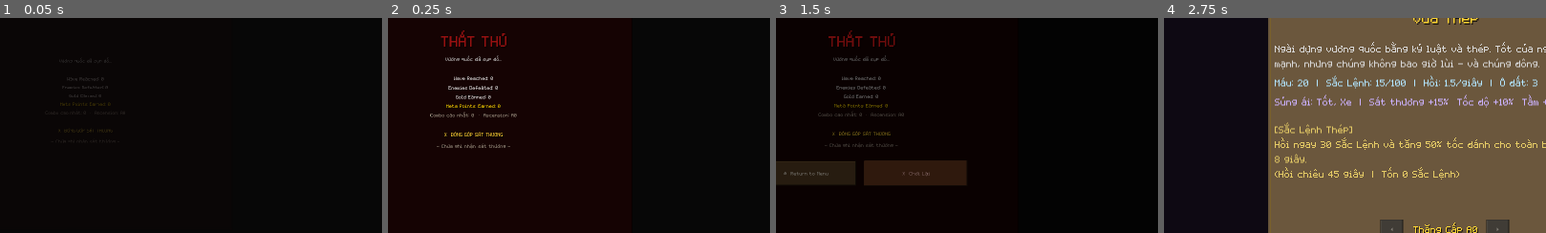
Above: before the commit, frames 1-4 (left to right).
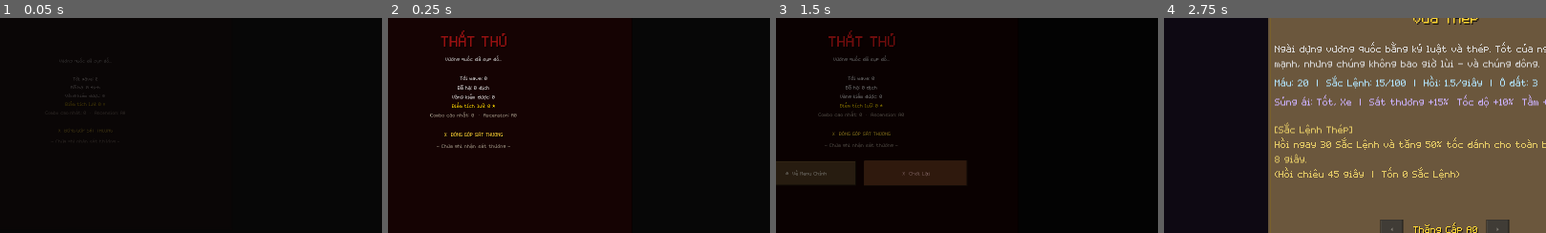
Above: after the commit, the same moments.

Repository: Saudadeeee/8x-8
Game: Godot game, scene res://scenes/ui/game_over_screen.tscn
Two runs of this game, one before a commit and one after it. Both use one fixed random seed, a clock stepped at 60 frames per second and the inputs below. This scene is started directly instead of the project's main scene.
Inputs (mouse positions are % of the whole screen's width and height, from its top left):
- Up to frame 1 (0.05 s): no input
- Up to frame 2 (0.25 s): no input
- Up to frame 3 (1.5 s): tap Enter at 0.5 s; move the mouse to (72, 45) at 0.52 s; hold D 0.53-1.25 s; hold E 0.53-1.25 s; click (72, 45) at 0.67 s; tap Space at 0.77 s; click "⚔ Chơi Lại" at 1.25 s
- Up to frame 4 (2.75 s): click "♛ Vua Thép" at 2 s
The pictures show only the part of the screen within x 39-89%, y 35-85%; the shares and areas given below are measured in that part.

The runs differ from the first frame. In frame 1, less than 0.1% of the frame differs, in the area x 15-29%, y 27-41%; in frame 2, 0.6%; in frame 3, 0.6%, in the area x 2-30%, y 26-74%; in frame 4, nothing differs.

Commit message:
feat: 8 di vật chạm vào công thức + dọn nốt lớp nội dung
LỚP NỘI DUNG KIỂU JOKER
  8 di vật mới, mỗi món sửa CÁCH TÍNH chứ không cộng một con số:
    Vương Miện Gãy  thưởng theo số LOẠI thế cờ khác nhau trên bàn
    Cờ Tàn / Vua Đơn Độc  bàn càng thưa mỗi quân càng mạnh
    Vó Ngựa         Mã nhảy thêm một vòng chữ L xa (8 -> 16 ô)
    Đường Thẳng Vô Tận  Xe/Tượng/Hậu xuyên qua quân của mình
    Con Tốt Thí     mỗi Tốt trên bàn cộng Bội cho toàn bàn
    Trống Trận      mọi thế cờ mạnh thêm
    Đại Cục         cộng gộp hai nguồn trên
  Đo được +24% đến +126% tuỳ bố cục; đã siết 4 món quá mạnh.

BẪY NẶNG ĐÃ DÍNH
  RelicSystem._sanitize lọc TRẮNG khoá hiệu ứng. Sáu khoá mới không có trong
  EFFECT_KEYS bị VỨT im lặng (chỉ push_warning), nên cả 8 di vật mua được, hiện
  mô tả đầy đủ, mà không làm gì cả. audit_wiring.py không bắt được vì khoá có
  người đọc — chỉ là không bao giờ có giá trị.

  Di vật đổi nước đi cũng phải gọi Tower.bump_layout + refresh_coverage trong
  _apply_all, nếu không chỉ quân đặt SAU mới hưởng.

CÂN BẰNG
  • Boss KHÔNG khoá quân đang bị luật Rival King làm câm — hai cơ chế khoá chồng
    nhau thì người chơi mất phần lớn đội hình và không phòng bị được.
  • ENEMIES_PER_WAVE 8 -> 10: bốn wave đầu đo được tỉ lệ 1.3-3.2, không có sức ép.
  • Đo lại trọn ván: HP 20·20·20·20 -> 13 (boss đầu) -> 13 -> 8 -> 8 -> thua
    wave 9. Dốc thật, không còn vách đá.

DỌN
  focus_lens (trang bị crit, đã chết vì crit tắt) -> +1 tầm bắn.
  Việt hoá nốt màn thắng/thua và nhãn khoá ở màn chọn vua.

Test: 324 -> 332 khẳng định, 0 lỗi.

Diff:
--- a/res/equipment/focus_lens.tres
+++ b/res/equipment/focus_lens.tres
@@ -6,9 +6,9 @@
 script = ExtResource("1_87igf")
 id = "focus_lens"
 name = "Thấu Kính Tụ Quang"
-desc = "+12% chí mạng."
+desc = "Tầm bắn +1 ô. Với quân trượt, một ô nữa thường là cả một khúc đường."
 slot = "accessory"
 cost = 70
 effect = {
-"crit_bonus": 0.12
+"range_bonus": 1
 }
--- /dev/null
+++ b/res/relics/chess_broken_crown.tres
@@ -0,0 +1,13 @@
+[gd_resource type="Resource" script_class="RelicData" format=3]
+
+[ext_resource type="Script" path="res://scripts/resources/RelicData.gd" id="1_r7000"]
+
+[resource]
+script = ExtResource("1_r7000")
+id = "chess_broken_crown"
+name = "Vương Miện Gãy"
+desc = "Mỗi LOẠI thế cờ khác nhau trên bàn cộng +0.22 Bội cho toàn bàn. Thưởng cho đội hình đa dạng, không phải đội hình dồn một kiểu."
+cost = 260
+effect = {
+"variety_mult": 0.22
+}
--- /dev/null
+++ b/res/relics/chess_endgame.tres
@@ -0,0 +1,13 @@
+[gd_resource type="Resource" script_class="RelicData" format=3]
+
+[ext_resource type="Script" path="res://scripts/resources/RelicData.gd" id="1_r7001"]
+
+[resource]
+script = ExtResource("1_r7001")
+id = "chess_endgame"
+name = "Cờ Tàn"
+desc = "Mỗi ô trống dưới trần quân cộng +0.035 Bội. Bàn thưa thì mỗi quân đáng giá hơn — đi ngược với lối lấp đầy."
+cost = 240
+effect = {
+"endgame_mult": 0.035
+}
--- /dev/null
+++ b/res/relics/chess_endless_line.tres
@@ -0,0 +1,13 @@
+[gd_resource type="Resource" script_class="RelicData" format=3]
+
+[ext_resource type="Script" path="res://scripts/resources/RelicData.gd" id="1_r7003"]
+
+[resource]
+script = ExtResource("1_r7003")
+id = "chess_endless_line"
+name = "Đường Thẳng Vô Tận"
+desc = "Xe, Tượng và Hậu XUYÊN QUA quân của mình. Hết lo tự bịt đường bắn."
+cost = 320
+effect = {
+"ignore_block": true
+}
--- /dev/null
+++ b/res/relics/chess_grand_strategy.tres
@@ -0,0 +1,14 @@
+[gd_resource type="Resource" script_class="RelicData" format=3]
+
+[ext_resource type="Script" path="res://scripts/resources/RelicData.gd" id="1_r7006"]
+
+[resource]
+script = ExtResource("1_r7006")
+id = "chess_grand_strategy"
+name = "Đại Cục"
+desc = "Cộng gộp: mọi thế +0.25 Bội, và mỗi loại thế khác nhau thêm +0.2 nữa."
+cost = 340
+effect = {
+"formation_mult_bonus": 0.25,
+"variety_mult": 0.2
+}
--- /dev/null
+++ b/res/relics/chess_horseshoe.tres
@@ -0,0 +1,13 @@
+[gd_resource type="Resource" script_class="RelicData" format=3]
+
+[ext_resource type="Script" path="res://scripts/resources/RelicData.gd" id="1_r7002"]
+
+[resource]
+script = ExtResource("1_r7002")
+id = "chess_horseshoe"
+name = "Vó Ngựa"
+desc = "Mã nhảy thêm một vòng chữ L xa hơn — phủ tới 16 ô thay vì 8."
+cost = 280
+effect = {
+"knight_reach": 1
+}
--- /dev/null
+++ b/res/relics/chess_lone_king.tres
@@ -0,0 +1,13 @@
+[gd_resource type="Resource" script_class="RelicData" format=3]
+
+[ext_resource type="Script" path="res://scripts/resources/RelicData.gd" id="1_r7007"]
+
+[resource]
+script = ExtResource("1_r7007")
+id = "chess_lone_king"
+name = "Vua Đơn Độc"
+desc = "Bàn càng thưa càng mạnh (+0.045 mỗi ô trống) nhưng phải trả bằng chỗ: không cộng gì nếu bàn đã kín."
+cost = 270
+effect = {
+"endgame_mult": 0.045
+}
--- /dev/null
+++ b/res/relics/chess_pawn_tithe.tres
@@ -0,0 +1,13 @@
+[gd_resource type="Resource" script_class="RelicData" format=3]
+
+[ext_resource type="Script" path="res://scripts/resources/RelicData.gd" id="1_r7004"]
+
+[resource]
+script = ExtResource("1_r7004")
+id = "chess_pawn_tithe"
+name = "Con Tốt Thí"
+desc = "Mỗi Tốt đứng trên bàn cộng +0.08 Bội cho toàn bàn. Tường Tốt bỗng thành nền móng."
+cost = 230
+effect = {
+"pawn_tithe": 0.08
+}
--- /dev/null
+++ b/res/relics/chess_war_drum.tres
@@ -0,0 +1,13 @@
+[gd_resource type="Resource" script_class="RelicData" format=3]
+
+[ext_resource type="Script" path="res://scripts/resources/RelicData.gd" id="1_r7005"]
+
+[resource]
+script = ExtResource("1_r7005")
+id = "chess_war_drum"
+name = "Trống Trận"
+desc = "Mọi thế cờ mạnh thêm +0.35 Bội. Càng xếp được nhiều thế, càng lãi."
+cost = 300
+effect = {
+"formation_mult_bonus": 0.35
+}
--- a/scripts/enemy/boss.gd
+++ b/scripts/enemy/boss.gd
@@ -275,7 +275,13 @@
 	_announce_ability()
 	_ring_burst(_boss_stats.ability_radius, Color(1.0, 0.45, 0.15), RING_POINTS)
 	var duration: float = maxf(0.2, _boss_stats.disable_duration)
+	# KHÔNG khoá quân đang bị luật Rival King làm câm — hai cơ chế khoá chồng
+	# nhau thì người chơi mất phần lớn đội hình trong vài giây và không có cách
+	# nào phòng bị. Luật Vua đã là hình phạt, boss không nên phạt lần hai.
+	var kr := get_node_or_null("/root/GameMap/KingRules")
 	for tower in towers:
+		if kr != null and tower.has_method("pattern_kind") 				and bool(kr.call("silences", int(tower.pattern_kind()))):
+			continue
 		_disable_tower(tower, duration)
 
 ## Vô hiệu hoá tháp mà KHÔNG sửa tower.gd:
--- a/scripts/items/relic_system.gd
+++ b/scripts/items/relic_system.gd
@@ -30,6 +30,13 @@
 	"potion_slot_bonus", "potion_radius", "potion_duration_bonus",
 	"elite_always_drop", "marked_damage_taken", "tile_discount",
 	"vein_spread", "all_elements_damage_pct", "crystal_gold_mult",
+	# Khoá chạm thẳng vào công thức Nền × Bội. THÊM KHOÁ MỚI PHẢI THÊM VÀO ĐÂY:
+	# `_sanitize` lọc trắng, khoá lạ bị VỨT im lặng (chỉ push_warning) nên di vật
+	# vẫn mua được, vẫn hiện mô tả, mà không làm gì cả. Đã dính đúng lỗi này với
+	# cả 8 di vật cờ — audit_wiring không bắt được vì khoá có người ĐỌC, chỉ là
+	# không bao giờ có giá trị.
+	"formation_mult_bonus", "variety_mult", "endgame_mult",
+	"knight_reach", "ignore_block", "pawn_tithe",
 ]
 
 const RELICS: Array[Dictionary] = [
@@ -247,6 +254,15 @@
 		"elite_always_drop": false, "marked_damage_taken": 0.0,
 		"tile_discount": 0.0, "vein_spread": false,
 		"all_elements_damage_pct": 0.0, "crystal_gold_mult": 1.0,
+		# ── Khoá chạm thẳng vào công thức Nền × Bội ──────────────────────
+		# Đây là lớp nội dung kiểu Joker: mỗi món sửa CÁCH TÍNH, không chỉ
+		# cộng một con số. Không có lớp này thì di vật chỉ là +% nhàm chán.
+		"formation_mult_bonus": 0.0,   # cộng vào Bội của MỌI thế cờ
+		"variety_mult": 0.0,           # cộng Bội theo số LOẠI thế đang có
+		"endgame_mult": 0.0,           # càng ít quân trên bàn, Bội càng cao
+		"knight_reach": 0,             # Mã phủ thêm vòng ô chữ L xa hơn
+		"ignore_block": false,         # Xe/Tượng/Hậu không bị quân mình chắn
+		"pawn_tithe": 0.0,             # mỗi Tốt trên bàn cộng Bội cho quân khác
 	}
 	for id in _owned:
 		var effect: Dictionary = relic_data(id).get("effect", {})
@@ -257,8 +273,12 @@
 					out[key] = float(out[key]) * float(value)
 				"max_marks", "equip_slot_bonus", "potion_slot_bonus":
 					out[key] = maxi(int(out[key]), int(value))
-				"elite_always_drop", "vein_spread":
+				"elite_always_drop", "vein_spread", "ignore_block":
 					out[key] = bool(out[key]) or bool(value)
+				"formation_mult_bonus", "variety_mult", "endgame_mult", "pawn_tithe":
+					out[key] = float(out[key]) + float(value)   # CỘNG DỒN, không lấy max
+				"knight_reach":
+					out[key] = int(out[key]) + int(value)
 				_:
 					out[key] = maxf(float(out[key]), float(value))
 	return out
@@ -278,6 +298,19 @@
 		gm.set("relic_vein_spread", bool(t["vein_spread"]))
 		gm.set("relic_elite_always_drop", bool(t["elite_always_drop"]))
 		gm.set("relic_all_elements_pct", float(t["all_elements_damage_pct"]))
+		gm.set("relic_formation_mult_bonus", float(t["formation_mult_bonus"]))
+		gm.set("relic_variety_mult", float(t["variety_mult"]))
+		gm.set("relic_endgame_mult", float(t["endgame_mult"]))
+		gm.set("relic_knight_reach", int(t["knight_reach"]))
+		gm.set("relic_ignore_block", bool(t["ignore_block"]))
+		gm.set("relic_pawn_tithe", float(t["pawn_tithe"]))
+		# Nước đi đổi ⇒ tầm phủ của MỌI quân đổi theo. Không bảo dựng lại thì di
+		# vật chỉ có tác dụng với quân đặt SAU khi mua.
+		if is_inside_tree():
+			Tower.bump_layout(get_tree())
+			for t2 in get_tree().get_nodes_in_group("towers"):
+				if is_instance_valid(t2) and t2.has_method("refresh_coverage"):
+					t2.refresh_coverage()
 
 	if _equipment != null and is_instance_valid(_equipment):
 		_equipment.slots_per_tower = EquipmentSystem.BASE_SLOTS + int(t["equip_slot_bonus"])
--- a/scripts/managers/GameManager.gd
+++ b/scripts/managers/GameManager.gd
@@ -104,6 +104,16 @@
 var meta_tower_damage_pct: float = 0.0   # +% sát thương cho mọi tháp
 var meta_tower_speed_pct: float = 0.0    # +% tốc đánh cho mọi tháp
 var meta_bonus_territories: int = 0      # ô lãnh thổ cộng thêm đầu ván
+
+# ── Di vật chạm thẳng vào công thức Nền × Bội ────────────────────────────────
+# RelicSystem._apply_all() GHI ĐÈ mọi field này mỗi lần đổi sở hữu — bán một
+# món là giá trị tự về mặc định, không cần undo riêng.
+var relic_formation_mult_bonus: float = 0.0  # cộng vào Bội của MỌI thế cờ
+var relic_variety_mult: float = 0.0          # cộng Bội theo số LOẠI thế đang có
+var relic_endgame_mult: float = 0.0          # ít quân trên bàn thì Bội cao hơn
+var relic_knight_reach: int = 0              # Mã phủ thêm vòng chữ L xa
+var relic_ignore_block: bool = false         # Xe/Tượng/Hậu xuyên qua quân mình
+var relic_pawn_tithe: float = 0.0            # mỗi Tốt cộng Bội cho quân khác
 
 # --- BIOME STATE (per-run — BiomeEffects ghi, reset trong start_run) ---
 # Nguồn sự thật cho hiệu ứng khí hậu toàn bản đồ. enemy.gd đọc 2 hệ số dưới
--- a/scripts/map/board_score.gd
+++ b/scripts/map/board_score.gd
@@ -95,11 +95,45 @@
 func mult_breakdown(cell: Vector2i) -> Array[Dictionary]:
 	var out: Array[Dictionary] = []
 
-	# 1. Thế cờ đang phủ ô này
+	var gm0 := map.get_node_or_null("/root/GameManagerSingleton")
+
+	# 1. Thế cờ đang phủ ô này (+ thưởng di vật cộng vào MỌI thế)
 	var cf := map.get_node_or_null("ChessFormations")
+	var fbonus := 0.0
+	if gm0 != null:
+		fbonus = maxf(0.0, float(gm0.relic_formation_mult_bonus))
 	if cf and cf.has_method("mult_at"):
 		for e in cf.call("formations_at", cell):
-			out.append(e)
+			if e is Dictionary and fbonus > 0.0:
+				var d0: Dictionary = e
+				d0["mult"] = float(d0.get("mult", 1.0)) + fbonus
+				out.append(d0)
+			else:
+				out.append(e)
+
+	# 1b. Di vật kiểu Joker — sửa CÁCH TÍNH, không chỉ cộng một con số.
+	if gm0 != null and cf != null:
+		# Đa dạng: thưởng theo số LOẠI thế khác nhau đang có trên bàn.
+		var variety := float(gm0.relic_variety_mult)
+		if variety > 0.0:
+			var kinds: int = (cf.call("counts") as Dictionary).size()
+			if kinds > 0:
+				out.append({"name": "Vương Miện Gãy", "mult": 1.0 + variety * float(kinds)})
+		# Cờ tàn: bàn càng thưa, mỗi quân càng mạnh.
+		var endg := float(gm0.relic_endgame_mult)
+		if endg > 0.0:
+			var n_units: int = _towers().size()
+			var empty: int = maxi(0, 20 - n_units)
+			out.append({"name": "Cờ Tàn", "mult": 1.0 + endg * float(empty)})
+		# Con Tốt Thí: mỗi Tốt trên bàn cộng Bội cho các quân KHÁC.
+		var tithe := float(gm0.relic_pawn_tithe)
+		if tithe > 0.0:
+			var pawns := 0
+			for t in _towers():
+				if t.has_method("pattern_kind") and int(t.pattern_kind()) == ChessPattern.Kind.PAWN:
+					pawns += 1
+			if pawns > 0:
+				out.append({"name": "Con Tốt Thí", "mult": 1.0 + tithe * float(pawns)})
 
 	# 2. Cấp ô nguyên tố dưới chân
 	var tm = map.get("territory_manager")
--- a/scripts/map/wave_spawner.gd
+++ b/scripts/map/wave_spawner.gd
@@ -20,7 +20,9 @@
 ## Quy mô wave đã hạ theo BÀN 8×8 + TRẦN QUÂN. Bảng cũ (14 +3/wave, 20 wave,
 ## 850 địch) được cân cho bàn nở tới 24×24 và số tháp không giới hạn — đo được
 ## 106 tháp ở wave 14. Với 8-20 quân trên 64 ô thì cùng số địch đó là bất khả.
-const ENEMIES_PER_WAVE: int = 8
+## 10 chứ không 8: đo được bot đạt tỉ lệ 1.3-3.2 ở bốn wave đầu — không có sức
+## ép thì bốn wave đầu chỉ là thủ tục bấm nút.
+const ENEMIES_PER_WAVE: int = 10
 const ENEMIES_PER_WAVE_INCREMENT: int = 2
 ## Máu địch tăng theo CẤP SỐ NHÂN, không phải cộng tuyến tính.
 ## Lý do: sức mạnh người chơi vốn nhân dồn (★ ×3.2 · synergy +30% · perk · cấp ô
--- a/scripts/towers/chess_pattern.gd
+++ b/scripts/towers/chess_pattern.gd
@@ -41,6 +41,12 @@
 const KNIGHT_STEPS: Array[Vector2i] = [
 	Vector2i(1, 2), Vector2i(2, 1), Vector2i(-1, 2), Vector2i(-2, 1),
 	Vector2i(1, -2), Vector2i(2, -1), Vector2i(-1, -2), Vector2i(-2, -1),
+]
+
+## Bước nhảy chữ L XA — chỉ dùng khi có di vật "Vó Ngựa".
+const KNIGHT_FAR: Array[Vector2i] = [
+	Vector2i(1, 3), Vector2i(3, 1), Vector2i(-1, 3), Vector2i(-3, 1),
+	Vector2i(1, -3), Vector2i(3, -1), Vector2i(-1, -3), Vector2i(-3, -1),
 ]
 
 ## Tầm tối thiểu của SIEGE — máy bắn đá không hạ nòng được.
--- a/scripts/towers/tower.gd
+++ b/scripts/towers/tower.gd
@@ -1007,8 +1007,18 @@
 	_home_cell = Vector2i(-9999, -9999)
 	var blocked := _blocked_shared.duplicate()
 	blocked.erase(home_cell())        # ô của chính mình không tự chặn mình
+	# Di vật "Đường Thẳng Vô Tận": Xe/Tượng/Hậu xuyên qua quân của mình.
+	var gm_r := get_node_or_null("/root/GameManagerSingleton")
+	if gm_r != null and bool(gm_r.relic_ignore_block):
+		blocked = {}
 	covered_cells = ChessPattern.cells(pattern_kind(), home_cell(),
 		effective_range(), blocked)
+	# Di vật "Vó Ngựa": Mã nhảy thêm một vòng chữ L xa hơn (±1,±3 / ±3,±1).
+	if pattern_kind() == ChessPattern.Kind.KNIGHT and gm_r != null 			and int(gm_r.relic_knight_reach) > 0:
+		for st in ChessPattern.KNIGHT_FAR:
+			var c2: Vector2i = home_cell() + st
+			if not blocked.has(c2) and not covered_cells.has(c2):
+				covered_cells.append(c2)
 	_covered_lookup = {}
 	for c in covered_cells:
 		_covered_lookup[c] = true
--- a/scripts/ui/game_over_screen.gd
+++ b/scripts/ui/game_over_screen.gd
@@ -103,13 +103,13 @@
 	stats_vbox.add_theme_constant_override("separation", 5)
 	vbox.add_child(stats_vbox)
 
-	_wave_label = _make_stat_label("Wave Reached: 0")
+	_wave_label = _make_stat_label("Tới wave: 0")
 	stats_vbox.add_child(_wave_label)
-	_enemies_label = _make_stat_label("Enemies Defeated: 0")
+	_enemies_label = _make_stat_label("Đã hạ: 0 địch")
 	stats_vbox.add_child(_enemies_label)
-	_gold_label = _make_stat_label("Gold Earned: 0")
+	_gold_label = _make_stat_label("Vàng kiếm được: 0")
 	stats_vbox.add_child(_gold_label)
-	_meta_pts_label = _make_stat_label("Meta Points Earned: 0")
+	_meta_pts_label = _make_stat_label("Điểm tích luỹ: 0 ★")
 	UIStyle.glyph(_meta_pts_label, 20, Color(1.0, 0.84, 0.0, 1.0))
 	stats_vbox.add_child(_meta_pts_label)
 
@@ -138,7 +138,7 @@
 	vbox.add_child(btn_hbox)
 
 	var menu_btn = Button.new()
-	menu_btn.text = "  Return to Menu"
+	menu_btn.text = "  Về Menu Chính"
 	menu_btn.custom_minimum_size = Vector2(210, 52)
 	UIStyle.apply_button(menu_btn, 18)
 	menu_btn.pressed.connect(_go_to.bind("res://scenes/ui/main_menu.tscn"))
@@ -165,10 +165,10 @@
 
 ## Số liệu tổng kết dùng số đếm chạy — cảm giác "cộng điểm" cuối ván.
 func show_stats(wave: int, enemies: int, gold: int, meta_pts: int) -> void:
-	UIStyle.count_to(_wave_label, 0, wave, "Wave Reached: %d", 0.55)
-	UIStyle.count_to(_enemies_label, 0, enemies, "Enemies Defeated: %d", 0.75)
-	UIStyle.count_to(_gold_label, 0, gold, "Gold Earned: %d", 0.9)
-	UIStyle.count_to(_meta_pts_label, 0, meta_pts, "Meta Points Earned: %d", 1.05)
+	UIStyle.count_to(_wave_label, 0, wave, "Tới wave: %d", 0.55)
+	UIStyle.count_to(_enemies_label, 0, enemies, "Đã hạ: %d địch", 0.75)
+	UIStyle.count_to(_gold_label, 0, gold, "Vàng kiếm được: %d", 0.9)
+	UIStyle.count_to(_meta_pts_label, 0, meta_pts, "Điểm tích luỹ: %d ★", 1.05)
 
 # ── Bảng đóng góp sát thương ──────────────────────────────────────────────────
 
--- a/scripts/ui/king_select.gd
+++ b/scripts/ui/king_select.gd
@@ -314,7 +314,7 @@
 		_detail_locked.text = ""
 		_start_btn.disabled = false
 	else:
-		_detail_locked.text = " LOCKED — cần %d Meta Points" % king.unlock_cost
+		_detail_locked.text = " CHƯA MỞ — cần %d điểm tích luỹ" % king.unlock_cost
 		_start_btn.disabled = true
 	# Nhấn mạnh việc đổi tướng: tên pulse + model quay lại từ đầu
 	UIStyle.pulse(_detail_name, 1.10)
--- a/scripts/ui/victory_screen.gd
+++ b/scripts/ui/victory_screen.gd
@@ -102,13 +102,13 @@
 	stats_vbox.add_theme_constant_override("separation", 5)
 	vbox.add_child(stats_vbox)
 
-	_wave_label = _make_stat_label("Wave Reached: 0")
+	_wave_label = _make_stat_label("Tới wave: 0")
 	stats_vbox.add_child(_wave_label)
-	_enemies_label = _make_stat_label("Enemies Defeated: 0")
+	_enemies_label = _make_stat_label("Đã hạ: 0 địch")
 	stats_vbox.add_child(_enemies_label)
-	_gold_label = _make_stat_label("Gold Earned: 0")
+	_gold_label = _make_stat_label("Vàng kiếm được: 0")
 	stats_vbox.add_child(_gold_label)
-	_meta_pts_label = _make_stat_label("Meta Points Earned: 0")
+	_meta_pts_label = _make_stat_label("Điểm tích luỹ: 0 ★")
 	UIStyle.glyph(_meta_pts_label, 20, Color(1.0, 0.84, 0.0, 1.0))
 	stats_vbox.add_child(_meta_pts_label)
 
@@ -137,7 +137,7 @@
 	vbox.add_child(btn_hbox)
 
 	var menu_btn = Button.new()
-	menu_btn.text = "  Return to Menu"
+	menu_btn.text = "  Về Menu Chính"
 	menu_btn.custom_minimum_size = Vector2(210, 52)
 	UIStyle.apply_button(menu_btn, 18)
 	menu_btn.pressed.connect(_go_to.bind("res://scenes/ui/main_menu.tscn"))
@@ -164,10 +164,10 @@
 
 ## Số liệu tổng kết dùng số đếm chạy — cảm giác "cộng điểm" cuối ván.
 func show_stats(wave: int, enemies: int, gold: int, meta_pts: int) -> void:
-	UIStyle.count_to(_wave_label, 0, wave, "Wave Reached: %d", 0.55)
-	UIStyle.count_to(_enemies_label, 0, enemies, "Enemies Defeated: %d", 0.75)
-	UIStyle.count_to(_gold_label, 0, gold, "Gold Earned: %d", 0.9)
-	UIStyle.count_to(_meta_pts_label, 0, meta_pts, "Meta Points Earned: %d", 1.05)
+	UIStyle.count_to(_wave_label, 0, wave, "Tới wave: %d", 0.55)
+	UIStyle.count_to(_enemies_label, 0, enemies, "Đã hạ: %d địch", 0.75)
+	UIStyle.count_to(_gold_label, 0, gold, "Vàng kiếm được: %d", 0.9)
+	UIStyle.count_to(_meta_pts_label, 0, meta_pts, "Điểm tích luỹ: %d ★", 1.05)
 
 # ── Bảng đóng góp sát thương ──────────────────────────────────────────────────
 
--- a/tests/test_12_chess_core.gd
+++ b/tests/test_12_chess_core.gd
@@ -243,6 +243,52 @@
 	ok(not tut_src.contains("mở rộng thêm một hướng"),
 		"tutorial khong con day mo rong ban do (da bo)")
 
+	print("
+--- DI VAT CHAM VAO CONG THUC ---")
+	# Lop noi dung kieu Joker: moi mon sua CACH TINH, khong chi cong mot con so.
+	# Kiem tung mon phai LAM DOI gi do — mot lan da dinh: `_sanitize` loc trang
+	# khoa hieu ung, 6 khoa moi bi VUT im lang nen ca 8 di vat mua duoc, hien mo
+	# ta day du, ma khong lam gi ca.
+	var rs = map.relic_system
+	ok(rs != null, "co he di vat")
+	var chess_relics: Array[String] = []
+	for rid in rs.all_ids():
+		if str(rid).begins_with("chess_"):
+			chess_relics.append(str(rid))
+	ok(chess_relics.size() >= 6, "co it nhat 6 di vat cham cong thuc",
+		"%d mon" % chess_relics.size())
+
+	# Moi khoa hieu ung phai nam trong danh sach trang, neu khong no bi vut.
+	var key_missing := ""
+	for k in ["formation_mult_bonus", "variety_mult", "endgame_mult",
+			"knight_reach", "ignore_block", "pawn_tithe"]:
+		if not RelicSystem.EFFECT_KEYS.has(k):
+			key_missing += k + " "
+	ok(key_missing == "", "moi khoa moi nam trong EFFECT_KEYS", key_missing)
+
+	# ...va effect sau khi sanitize phai KHONG RONG
+	var empty_eff := ""
+	for rid in chess_relics:
+		var eff: Dictionary = rs.relic_data(rid).get("effect", {})
+		if eff.is_empty():
+			empty_eff += rid + " "
+	ok(empty_eff == "", "khong di vat nao bi vut sach hieu ung", empty_eff)
+
+	# Ignore_block: kiem THANG tren ChessPattern (khong phu thuoc bo cuc ban)
+	var blk := {Vector2i(4, 5): true}
+	ok(not ChessPattern.covers(ChessPattern.Kind.ROOK, Vector2i(4, 4), Vector2i(4, 7), 5, blk),
+		"binh thuong Xe bi chan")
+	ok(ChessPattern.covers(ChessPattern.Kind.ROOK, Vector2i(4, 4), Vector2i(4, 7), 5, {}),
+		"bo chan thi Xe xuyen qua (di vat Duong Thang Vo Tan)")
+	# Knight_reach: vong chu L xa phai la 8 o KHAC voi 8 o goc
+	var near := ChessPattern.KNIGHT_STEPS
+	var far := ChessPattern.KNIGHT_FAR
+	ok(far.size() == 8, "co 8 buoc nhay chu L xa")
+	var overlap := 0
+	for st2 in far:
+		if near.has(st2): overlap += 1
+	ok(overlap == 0, "buoc xa khong trung buoc gan", "%d trung" % overlap)
+
 	print("\n--- HE DA CAT ---")
 	ok(not FeatureFlags.SEASONS_ENABLED, "mua da tat")
 	ok(not FeatureFlags.BIOME_CLIMATE_ENABLED, "khi hau biome da tat")
Not shown, changed: CLAUDE.md
